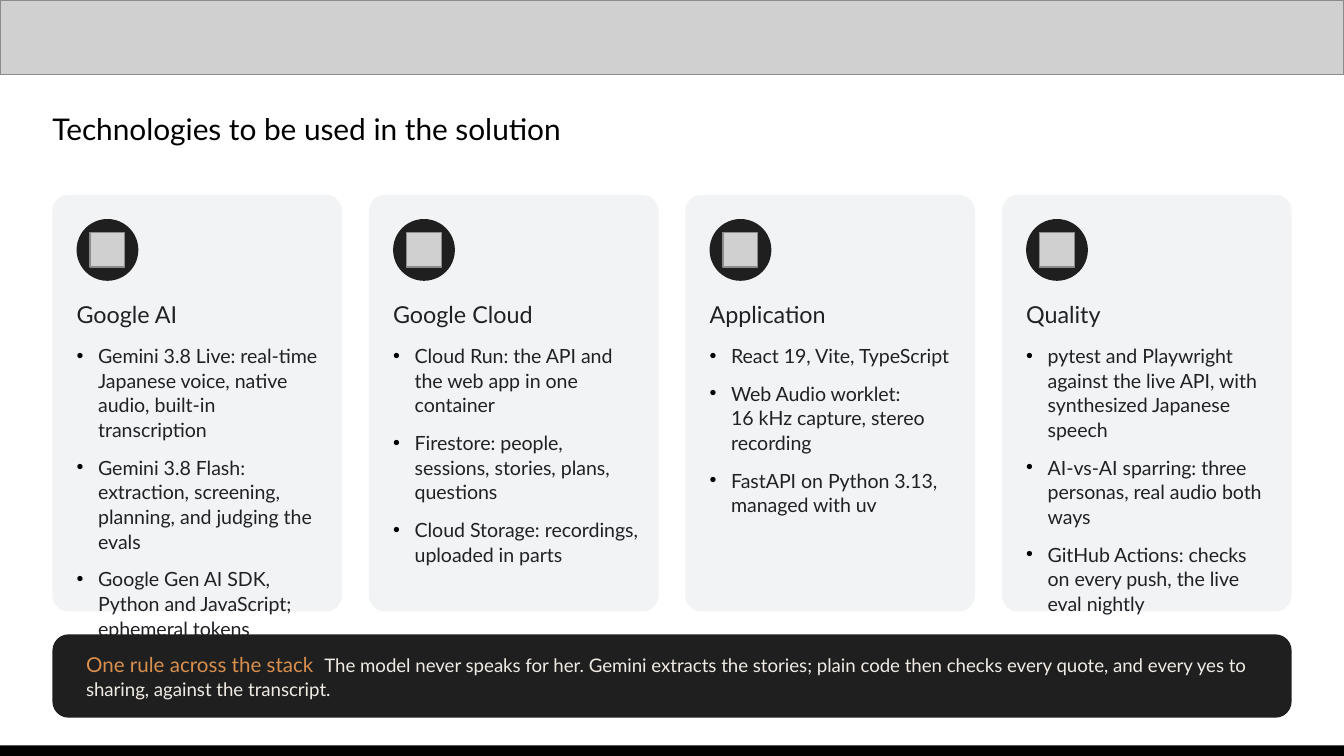
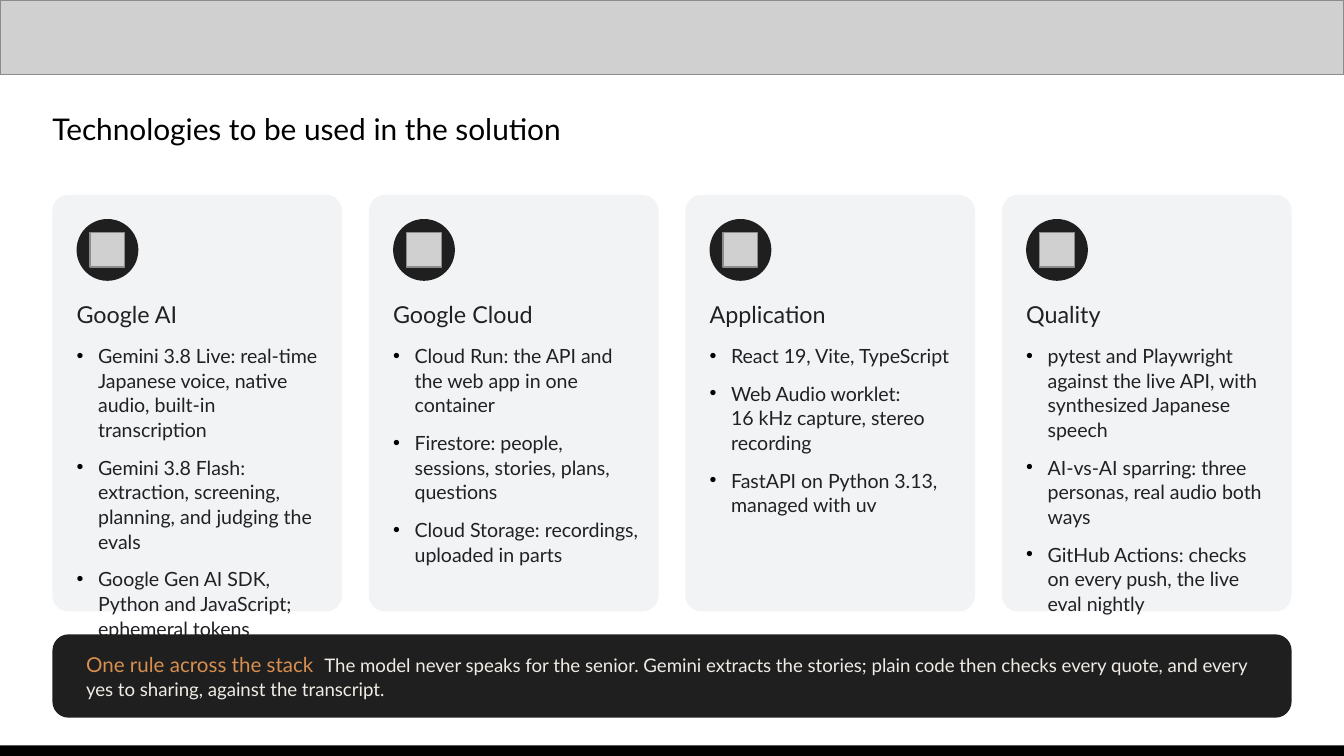
Before and after one commit to kaseovo/kataribe, a slide deck: slide 8 of docs/demo/kataribe-pitch-deck.pptx. Drawn at 1344x756 pixels with LibreOffice and Linux fonts; fonts in the diff are those of the drawing; grey boxes stand for pictures. Boxes give left, top, right and bottom in pixels: in the first picture for what was removed or moved away, otherwise in the second. Text is boxed around its words. In the diff, an @@ line names an element or a change of style, - is before the commit and + after.

```diff
--- a/docs/demo/kataribe-pitch-deck.pptx
+++ b/docs/demo/kataribe-pitch-deck.pptx
@@ text at (86,657,1248,700): text changed @@
-One rule across the stack The model never speaks for her. Gemini extracts the stories; plain code then checks every quote, and every yes to sharing, against the transcript.
+One rule across the stack The model never speaks for the senior. Gemini extracts the stories; plain code then checks every quote, and every yes to sharing, against the transcript.
```
Also in this commit, not shown: 9 other slides changed, 1 other file.
